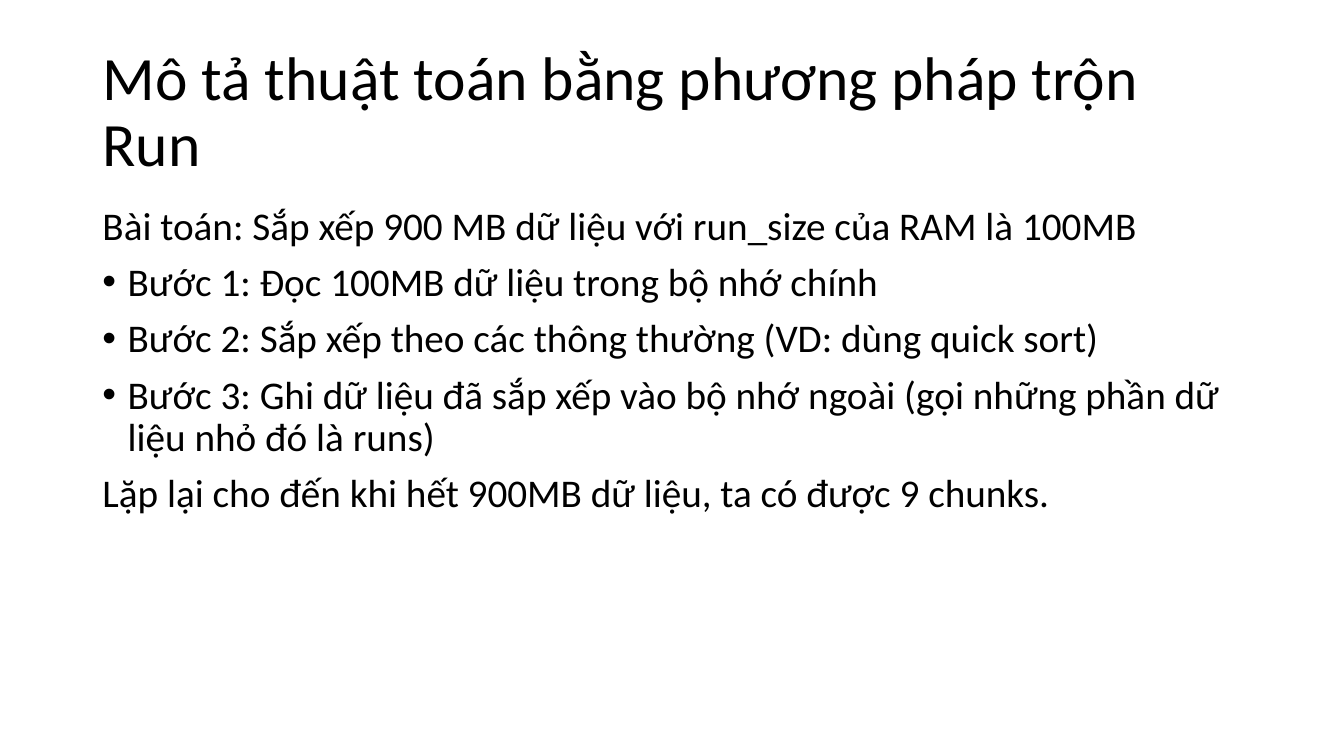
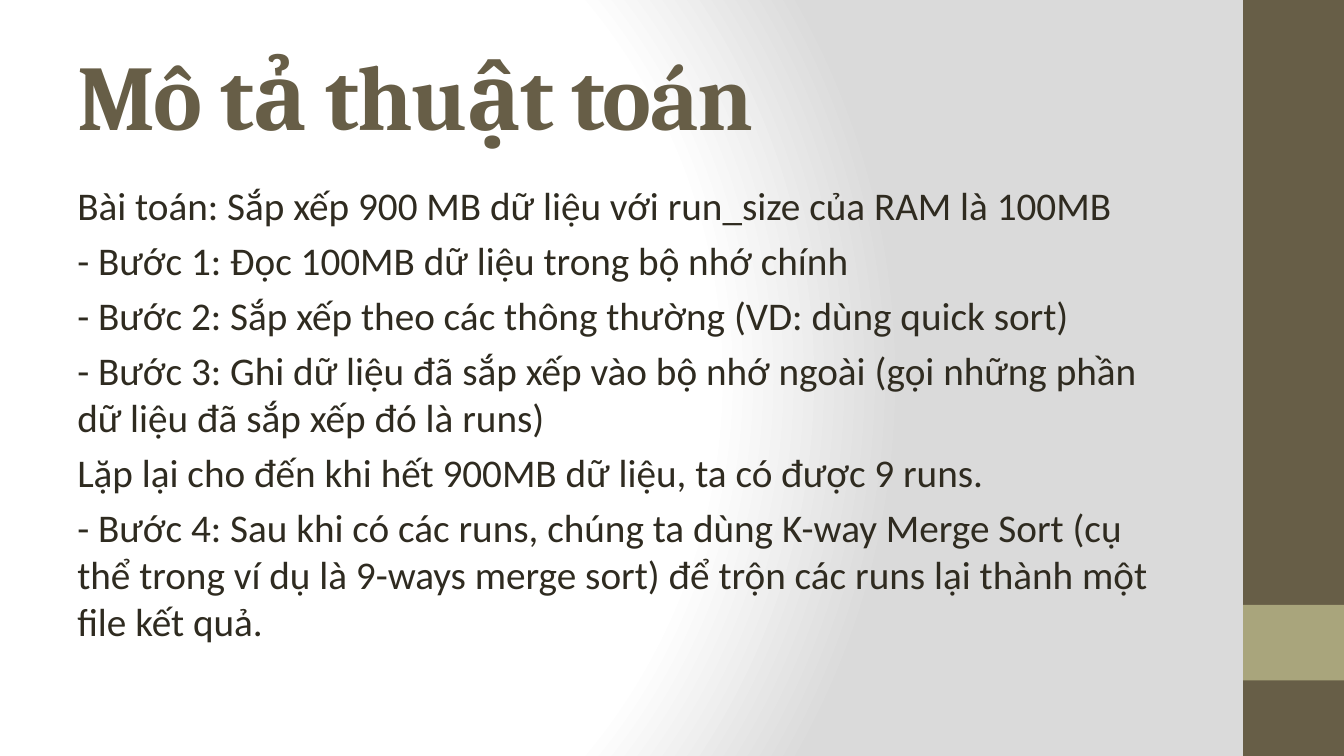
Before and after one commit to unicorn-vn/cs523-o11-team-12, a slide deck: slide 5 of slide/Sắp xếp ngoại (External Sort).pptx. Drawn at 1344x756 pixels with LibreOffice and Linux fonts; fonts in the diff are those of the drawing. Boxes give left, top, right and bottom in pixels: in the first picture for what was removed or moved away, otherwise in the second. Text is boxed around its words. In the diff, an @@ line names an element or a change of style, - is before the commit and + after.

```diff
--- a/slide/Sắp xếp ngoại (External Sort).pptx
+++ b/slide/Sắp xếp ngoại (External Sort).pptx
@@ background #FFFFFF to gradient #FFFFFF to #DADADA @@
@@ rectangle added at <box>1243,0,1344,756</box>, fill #675E47 @@
@@ title at <box>77,64,754,131</box>: text changed; size 44 to 66 pt; font Calibri to Cambria; text colour #000000 to #675E47; bold on @@
-Mô tả thuật toán bằng phương pháp trộn Run
+Mô tả thuật toán
@@ text "Bài toán: Sắp xếp 900 ...": place and size @@
-text "Bài toán: Sắp xếp 900 ..." at <box>102,208,1219,514</box>
+text "Bài toán: Sắp xếp 900 ..." at <box>77,188,1147,643</box>
@@ text at <box>77,188,1111,227</box>: text colour #000000 to #2F2B20 in "Bài toán: Sắp xếp 900 MB dữ ..."; line spacing 0.9 to 1; less space between paragraphs @@
@@ text at <box>77,247,1147,643</box>: text changed; text colour #000000 to #2F2B20 @@
-• Bước 1: Đọc 100MB dữ liệu trong bộ nhớ chính
-• Bước 2: Sắp xếp theo các thông thường (VD: dùng quick sort)
-• Bước 3: Ghi dữ liệu đã sắp xếp vào bộ nhớ ngoài (gọi những phần dữ liệu nhỏ đó là runs)
-Lặp lại cho đến khi hết 900MB dữ liệu, ta có được 9 chunks.
+- Bước 1: Đọc 100MB dữ liệu trong bộ nhớ chính
+- Bước 2: Sắp xếp theo các thông thường (VD: dùng quick sort)
+- Bước 3: Ghi dữ liệu đã sắp xếp vào bộ nhớ ngoài (gọi những phần dữ liệu đã sắp xếp đó là runs)
+Lặp lại cho đến khi hết 900MB dữ liệu, ta có được 9 runs.
+- Bước 4: Sau khi có các runs, chúng ta dùng K-way Merge Sort (cụ thể trong ví dụ là 9-ways merge sort) để trộn các runs lại thành một file kết quả.
@@ rectangle added at <box>1243,605,1344,681</box>, fill #A9A57C @@
```
Also in this commit, not shown: 7 other slides changed, 4 slides added, 2 slides removed.
